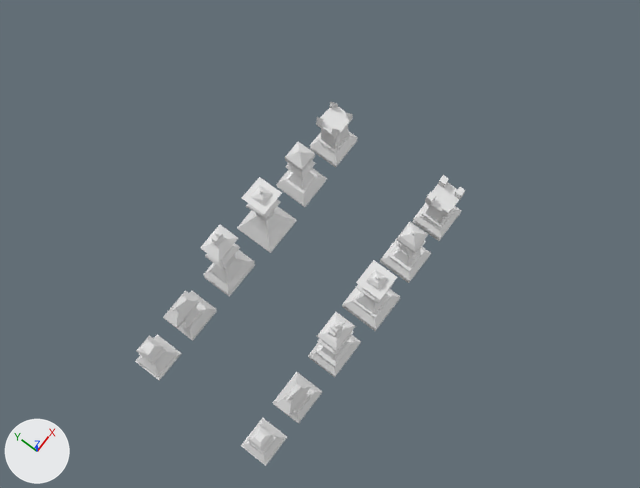
What one commit did to the Blender file Game/3dmodels/models/models.blend.
Both versions are drawn from a camera (50 mm lens) standing at (-1.63, -1.04, 11.23) and looking at (1.04, 1.01, -0.12). Arrows for +X, +Y and +Z are at lower left; the lights stay in place.

Objects in the first picture: 'Bishop', 'Bishop.001', 'Hourse', 'Hourse.001', 'King', 'King.001', 'Pawn', 'Pawn.001', 'Queen', 'Queen.001', 'Rook', 'Rook.001'.
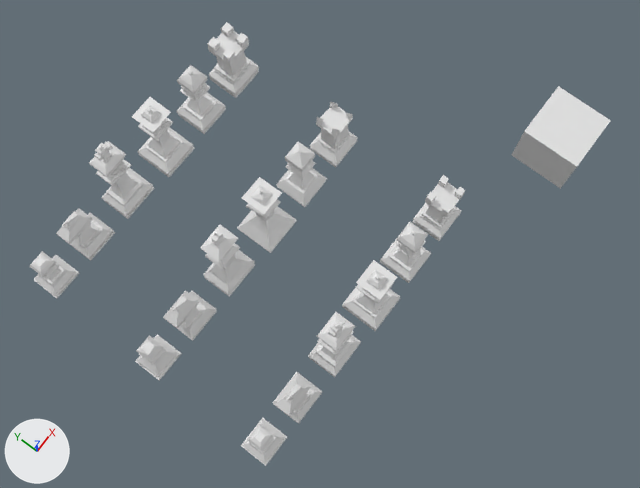
Location of each change, [x1, y1, x2, y2] in pixels of the pictures (640 x 488 px):
'Cube', added
    after: [512, 86, 611, 189]
'Queen.002', added
    after: [132, 97, 195, 177]
'King.002', added
    after: [89, 141, 154, 219]
'Rook.002', added
    after: [207, 22, 259, 98]
'Bishop.002', added
    after: [177, 65, 226, 134]
'Hourse.002', added
    after: [56, 208, 115, 261]
'Pawn.002', added
    after: [30, 251, 79, 298]

What the commit changed:
Mesh me_cube_018 is new.
It is a box spanning x -1.0..1.0, y -1.0..1.0, z -1.0..1.0.
Object 'Bishop.002' (ob_bishop_002) is new; it shows a copy of the mesh of ob_bishop_001.
Its location is (1.57, 3.49, 0.1).
Its scale is (0.237, 0.237, 0.237).
Object 'Hourse.002' (ob_hourse_002) is new; it shows a copy of the mesh of ob_hourse_001.
Its location is (-0.75, 3.49, -0.12).
Its scale is (0.246, 0.205, 0.023).
Object 'King.002' (ob_king_002) is new; it shows a copy of the mesh of ob_king_001.
Its location is (0.02, 3.49, -0.11).
Its scale is (0.275, 0.213, 0.0225).
Object 'Rook.002' (ob_rook_002) is new; it shows a copy of the mesh of ob_rook_001.
Its location is (2.29, 3.49, -0.12).
Its scale is (0.244, 0.222, 0.222).
It gains a SOLIDIFY modifier named 'Solidify'.
Modifier setting: thickness = -0.1.
Object 'Queen.002' (ob_queen_002) is new; it shows a copy of the mesh of ob_queen_001.
Its location is (0.81, 3.49, -0.11).
Its scale is (0.271, 0.27, 0.0206).
Object 'Pawn.002' (ob_pawn_002) is new; it shows a copy of the mesh of ob_pawn_001.
Its location is (-1.43, 3.49, -0.12).
Its scale is (1.57, 1.41, 1.0).
Object 'Cube' (ob_cube) is new; it shows me_cube_018.
Its location is (4.67, -0.66, -0.9).
Its scale is (0.446, 0.446, 0.446).
